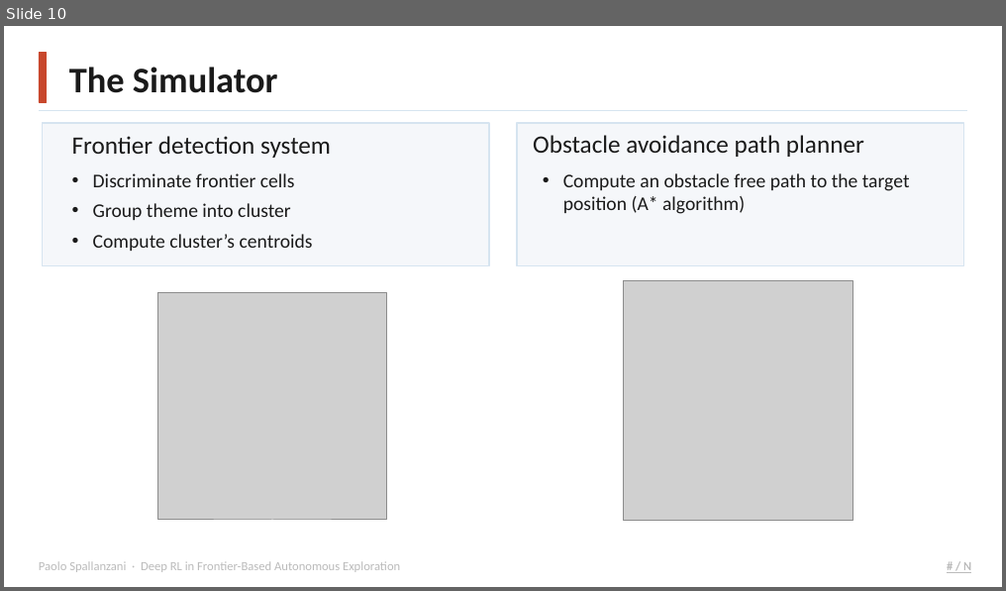
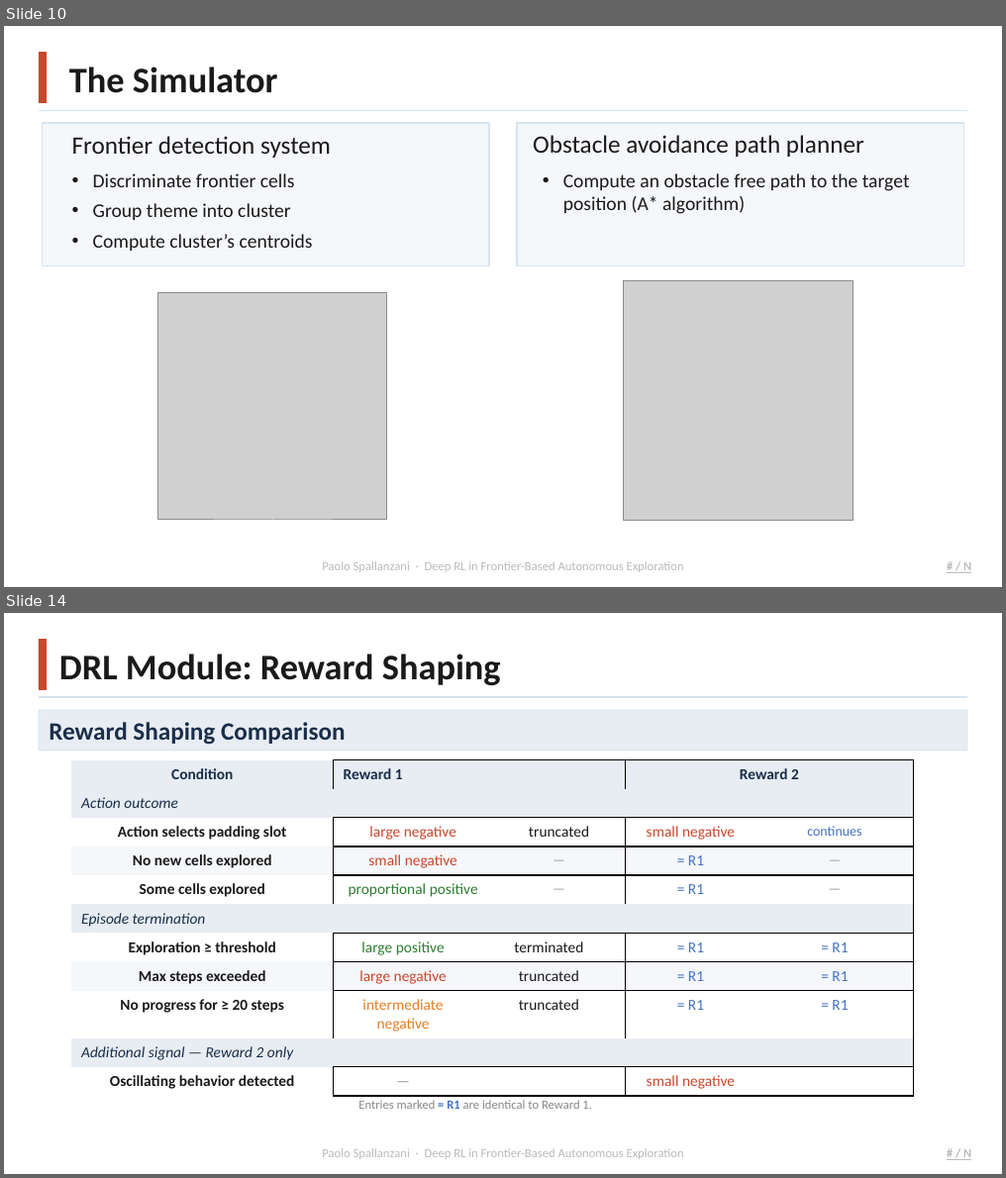
Before and after one commit to Paolo-Spall/presentazione_tesi_dae, a slide deck: presentation_1.pptx. Shown one above the other, each under a label of ours: slide 10 before the commit, slides 10 and 14 after it; the slides between them are not shown. The pictures are 1006x591 and 1006x1178 pixels, drawn with LibreOffice and Linux fonts; fonts in the diff are those of the drawing; grey boxes stand for pictures; background and template pictures are left out. Boxes give left, top, right and bottom in pixels: in the first picture for what was removed or moved away, otherwise in the second. Text is boxed around its words. In the diff, an @@ line names an element or a change of style, - is before the commit and + after.

```diff
--- a/presentation_1.pptx
+++ b/presentation_1.pptx
@@ slide 14 added at [4, 613, 1002, 1174], background #FFFFFF; not listed: 5 template elements that a slide beside it also shows @@
@@ rectangle added at [39, 639, 46, 689], fill #C8472C @@
@@ text added at [59, 654, 501, 685], 26 pt, text #1A1A1A, bold @@
+DRL Module: Reward Shaping
@@ line added from (39, 698) to (967, 698), #D6E4F0 1.5 pt @@
@@ rounded rectangle added at [39, 710, 968, 750], fill #E8EDF3, outline #D6E4F0 0.5 pt, 18 pt, text #1A2E4A, bold @@
+Reward Shaping Comparison
@@ table added at [72, 760, 913, 1093], 11 rows, 6 columns @@
+Condition | Reward 1 |  |  | Reward 2 | 
+Action outcome |  |  |  |  | 
+Action selects padding slot | large negative |  | truncated | small negative | continues
+No new cells explored | small negative |  | — | = R1 | —
+Some cells explored | proportional positive |  | — | = R1 | —
+Episode termination |  |  |  |  | 
+Exploration ≥ threshold | large positive | terminated |  | = R1 | = R1
+Max steps exceeded | large negative | truncated |  | = R1 | = R1
+No progress for ≥ 20 steps | intermediate negative | truncated |  | = R1 | = R1
+Additional signal — Reward 2 only |  |  |  |  | 
+Oscillating behavior detected | — |  |  | small negative | 
@@ text added at [358, 1100, 592, 1109], 9 pt, text #888888 @@
+Entries marked = R1 are identical to Reward 1.
@@ slide 10 changed as well @@
@@ text "Paolo Spallanzani · Deep RL ...": place and size @@
-text "Paolo Spallanzani · Deep RL ..." at [39, 562, 400, 572]
+text "Paolo Spallanzani · Deep RL ..." at [322, 562, 684, 572]
@@ text "Paolo Spallanzani · Deep RL ..." at [322, 562, 684, 572]: alignment left to centre @@
```
Also in this commit, not shown: 10 other slides changed, 10 other slides added, 5 other files.
